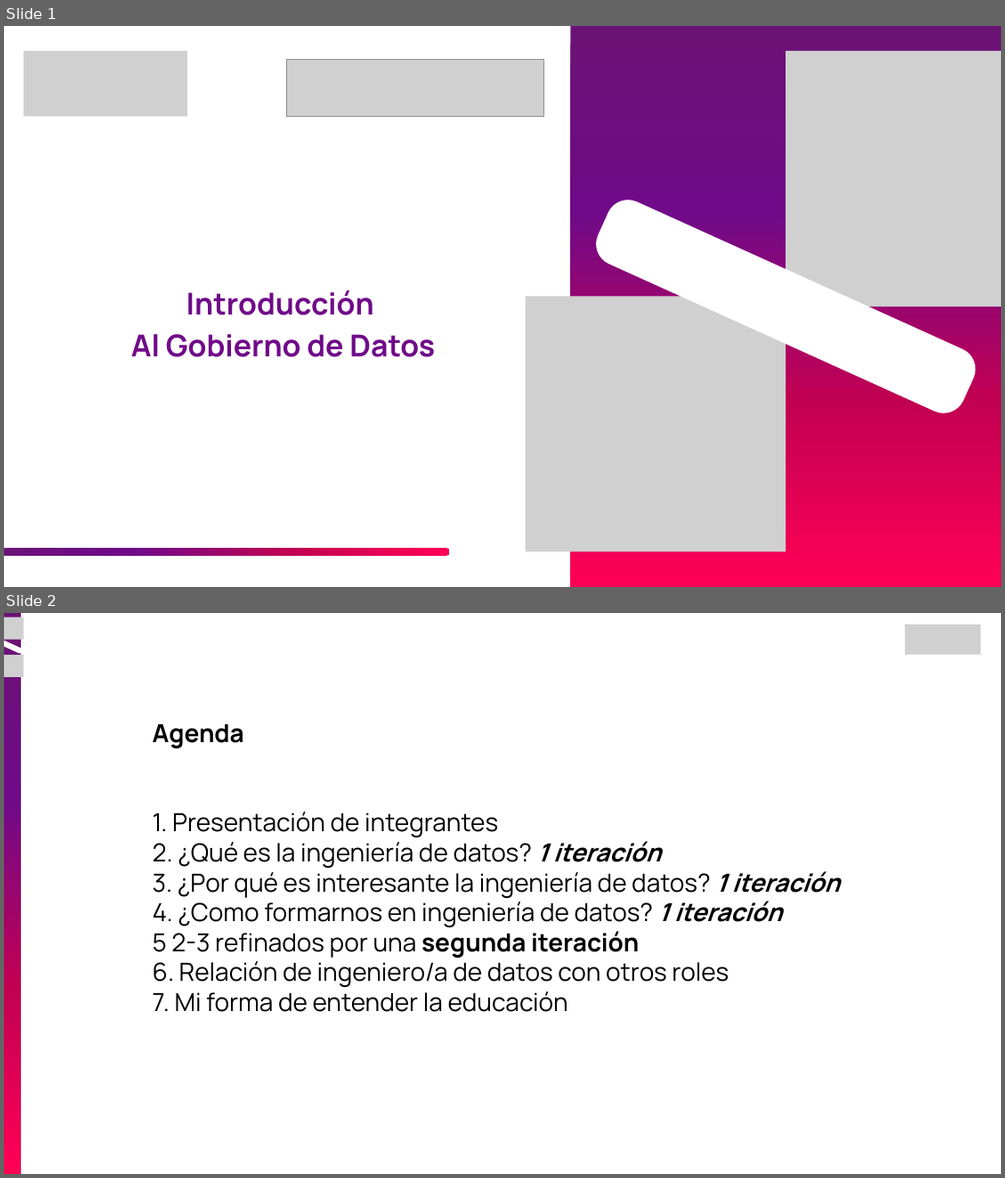
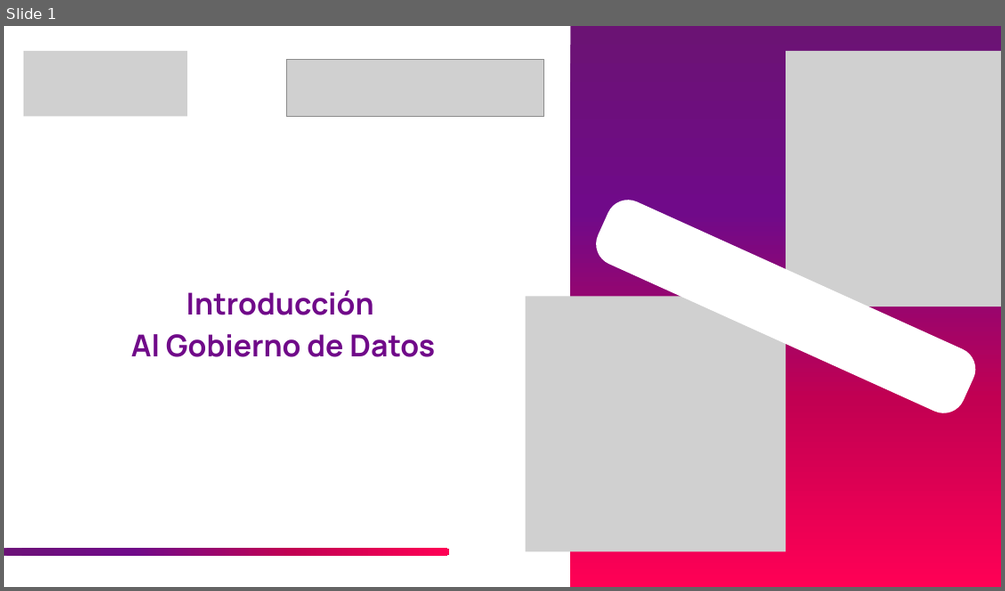
Before and after one commit to JEstebanMejiaV/curso-ingenieria-de-datos, a slide deck: modulo-06_Gobierno y Calidad de Datos/01_Introduccion Gobierno de Datos.pptx. Shown one above the other, each under a label of ours: slides 1 and 2 before the commit, slide 1 after it. The pictures are 1005x1178 and 1005x591 pixels, drawn with LibreOffice and Linux fonts; fonts in the diff are those of the drawing; grey boxes stand for pictures. Boxes give left, top, right and bottom in pixels: in the first picture for what was removed or moved away, otherwise in the second. Text is boxed around its words. In the diff, an @@ line names an element or a change of style, - is before the commit and + after.

```diff
--- a/modulo-06_Gobierno y Calidad de Datos/01_Introduccion Gobierno de Datos.pptx
+++ b/modulo-06_Gobierno y Calidad de Datos/01_Introduccion Gobierno de Datos.pptx
@@ slide 2 removed at [4, 613, 1001, 1174], background #FFFFFF @@
@@ picture removed at [905, 625, 980, 655] @@
@@ group removed at [4, 613, 24, 1174]: 2 freeform shapes, 2 pictures @@
@@ text removed at [153, 724, 840, 1012] @@
-Agenda
-1. Presentación de integrantes
-2. ¿Qué es la ingeniería de datos? 1 iteración
-3. ¿Por qué es interesante la ingeniería de datos? 1 iteración
-4. ¿Como formarnos en ingeniería de datos? 1 iteración
-5 2-3 refinados por una segunda iteración
-6. Relación de ingeniero/a de datos con otros roles
-7. Mi forma de entender la educación
```
Also in this commit, not shown: 5 other slides removed.
